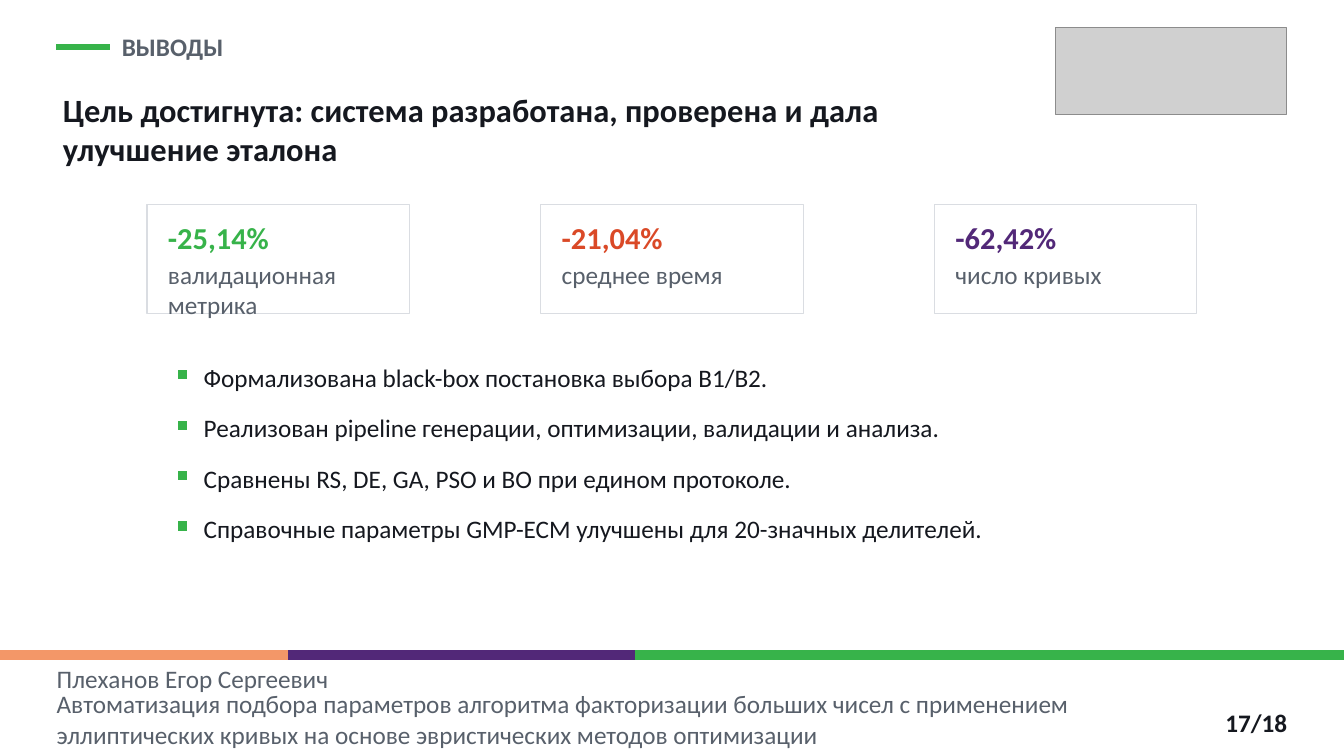
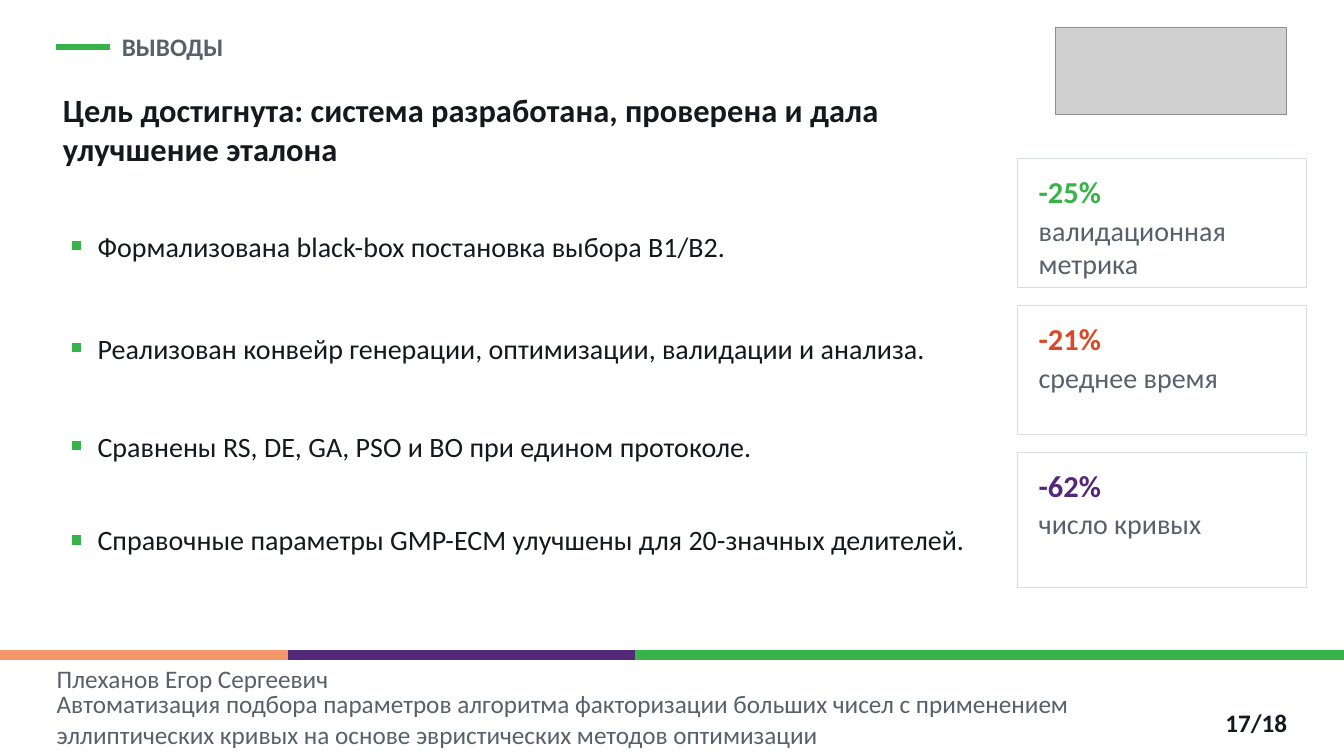
Before and after one commit to EgorPlehanov/ecm-evolutionary-optimization, a slide deck: slide 17 of REPORTS/06_thesis_defense_presentation/Plekhanov_thesis_defense_ECM_parameter_optimization_polytech.pptx. Drawn at 1344x756 pixels with LibreOffice and Linux fonts; fonts in the diff are those of the drawing; grey boxes stand for pictures. Boxes give left, top, right and bottom in pixels: in the first picture for what was removed or moved away, otherwise in the second. Text is boxed around its words. In the diff, an @@ line names an element or a change of style, - is before the commit and + after.

```diff
--- a/REPORTS/06_thesis_defense_presentation/Plekhanov_thesis_defense_ECM_parameter_optimization_polytech.pptx
+++ b/REPORTS/06_thesis_defense_presentation/Plekhanov_thesis_defense_ECM_parameter_optimization_polytech.pptx
@@ rectangle: place and size @@
-rectangle at <box>147,205,409,314</box>
+rectangle at <box>1018,158,1307,287</box>
@@ text at <box>1039,182,1101,204</box>: text changed @@
--25,14%
+-25%
@@ size 18 to 20 pt in 6 elements at <box>98,531,964,555</box>, <box>98,439,751,462</box>, <box>1039,227,1226,279</box>, <box>1039,374,1218,393</box>, <box>1039,520,1201,539</box>, <box>98,237,725,262</box> @@
@@ text "Формализована black-box постановка выбора B1/B2.": place and size @@
-text "Формализована black-box постановка выбора B1/B2." at <box>204,369,767,391</box>
+text "Формализована black-box постановка выбора B1/B2." at <box>98,237,725,262</box>
@@ text "валидационная метрика": place and size @@
-text "валидационная метрика" at <box>168,272,336,318</box>
+text "валидационная метрика" at <box>1039,227,1226,279</box>
@@ rectangle: place and size @@
-rectangle at <box>178,371,187,379</box>
+rectangle at <box>73,242,81,250</box>
@@ rectangle: place and size @@
-rectangle at <box>540,205,803,314</box>
+rectangle at <box>1018,306,1307,435</box>
@@ text at <box>1039,329,1101,351</box>: text changed @@
--21,04%
+-21%
@@ rectangle: place and size @@
-rectangle at <box>178,421,187,430</box>
+rectangle at <box>73,344,81,352</box>
@@ text at <box>98,340,925,364</box>: text changed; size 18 to 20 pt @@
-Реализован pipeline генерации, оптимизации, валидации и анализа.
+Реализован конвейр генерации, оптимизации, валидации и анализа.
@@ text "среднее время": place and size @@
-text "среднее время" at <box>562,272,723,288</box>
+text "среднее время" at <box>1039,374,1218,393</box>
@@ rectangle: place and size @@
-rectangle at <box>178,472,187,480</box>
+rectangle at <box>73,442,81,450</box>
@@ text "Сравнены RS, DE, GA, PSO ...": place and size @@
-text "Сравнены RS, DE, GA, PSO ..." at <box>204,471,791,492</box>
+text "Сравнены RS, DE, GA, PSO ..." at <box>98,439,751,462</box>
@@ rectangle: place and size @@
-rectangle at <box>935,205,1197,314</box>
+rectangle at <box>1018,453,1307,589</box>
@@ text at <box>1039,476,1101,498</box>: text changed @@
--62,42%
+-62%
@@ text "число кривых": place and size @@
-text "число кривых" at <box>955,272,1101,288</box>
+text "число кривых" at <box>1039,520,1201,539</box>
@@ rectangle: place and size @@
-rectangle at <box>178,522,187,530</box>
+rectangle at <box>73,536,81,544</box>
@@ text "Справочные параметры GMP-ECM улучшены для ...": place and size @@
-text "Справочные параметры GMP-ECM улучшены для ..." at <box>204,521,981,542</box>
+text "Справочные параметры GMP-ECM улучшены для ..." at <box>98,531,964,555</box>
```
Also in this commit, not shown: 10 other slides changed, 1 other file.
